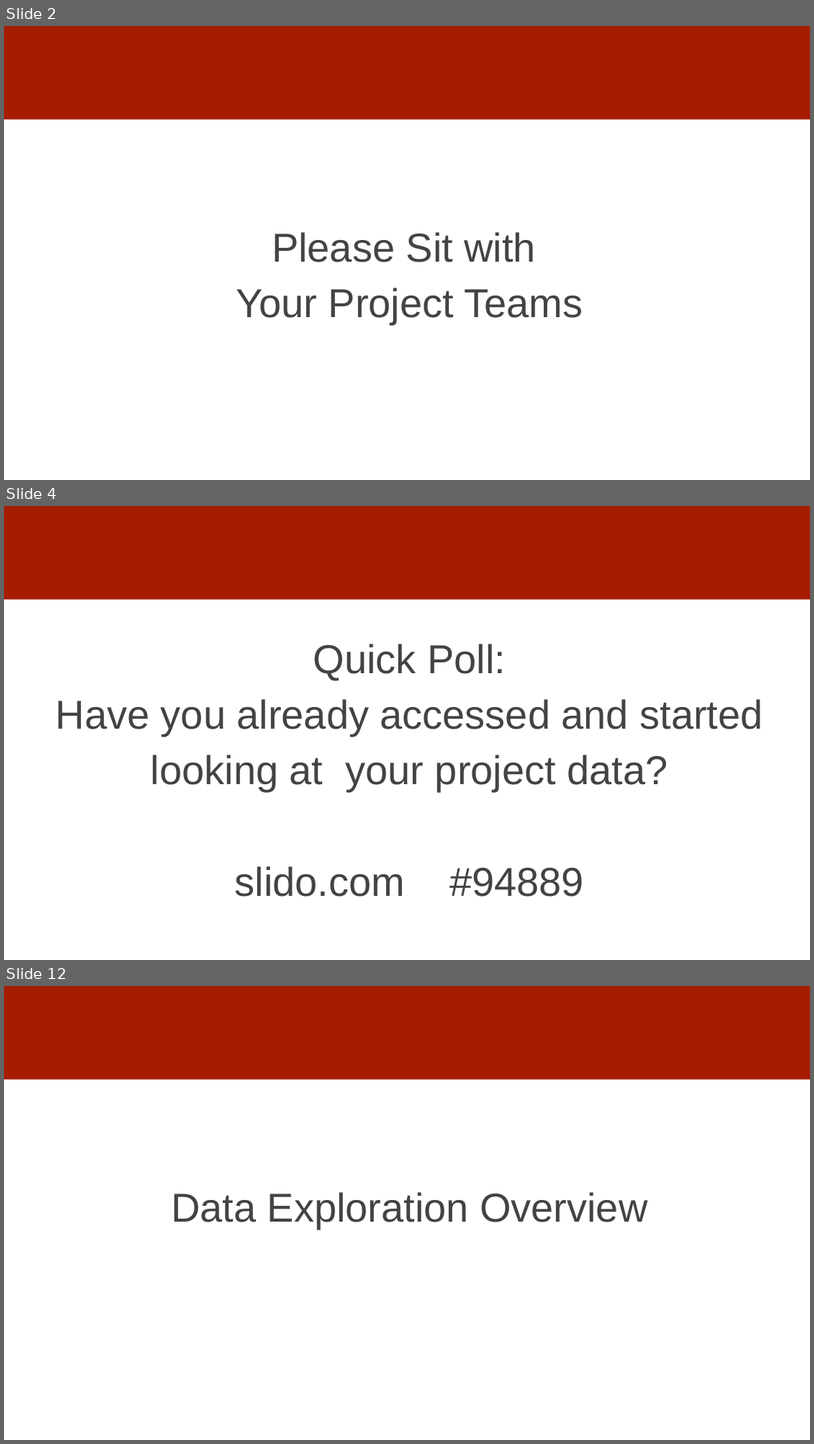
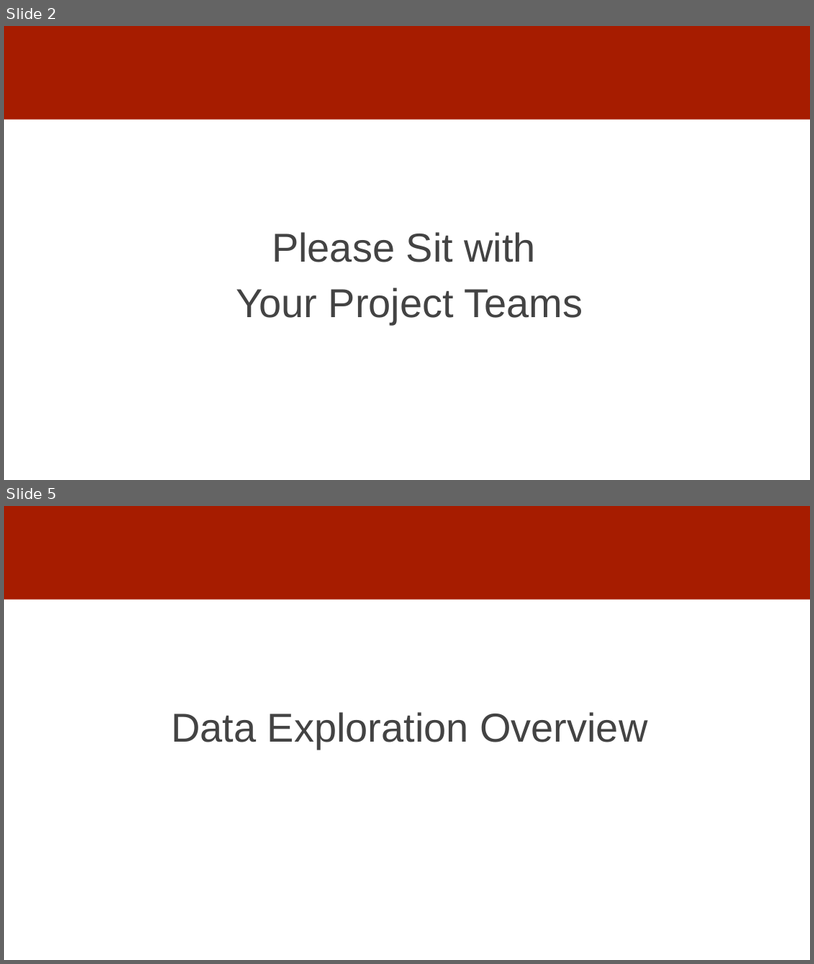
Before and after one commit to dssg/mlforpublicpolicylab, a slide deck: Lectures/06-data-exploration.pptx. Shown one above the other, each under a label of ours: slides 2, 4 and 12 before the commit, slides 2 and 5 after it; the slides between them are not shown. The pictures are 814x1444 and 814x964 pixels, drawn with LibreOffice and Linux fonts; fonts in the diff are those of the drawing. Boxes give left, top, right and bottom in pixels: in the first picture for what was removed or moved away, otherwise in the second. Text is boxed around its words. In the diff, an @@ line names an element or a change of style, - is before the commit and + after.

```diff
--- a/Lectures/06-data-exploration.pptx
+++ b/Lectures/06-data-exploration.pptx
@@ slide 4 removed at (x1=4, y1=506, x2=810, y2=960), background #FFFFFF; not listed: 1 template element that a slide beside it also shows @@
@@ text removed at (x1=56, y1=644, x2=764, y2=896) @@
-Quick Poll:
-Have you already accessed and started looking at your project data?
-slido.com #94889
@@ what was slide 12 is now slide 5 @@
```
Also in this commit, not shown: 3 slides changed, 1 slide added, 7 other slides removed, 1 other file.
